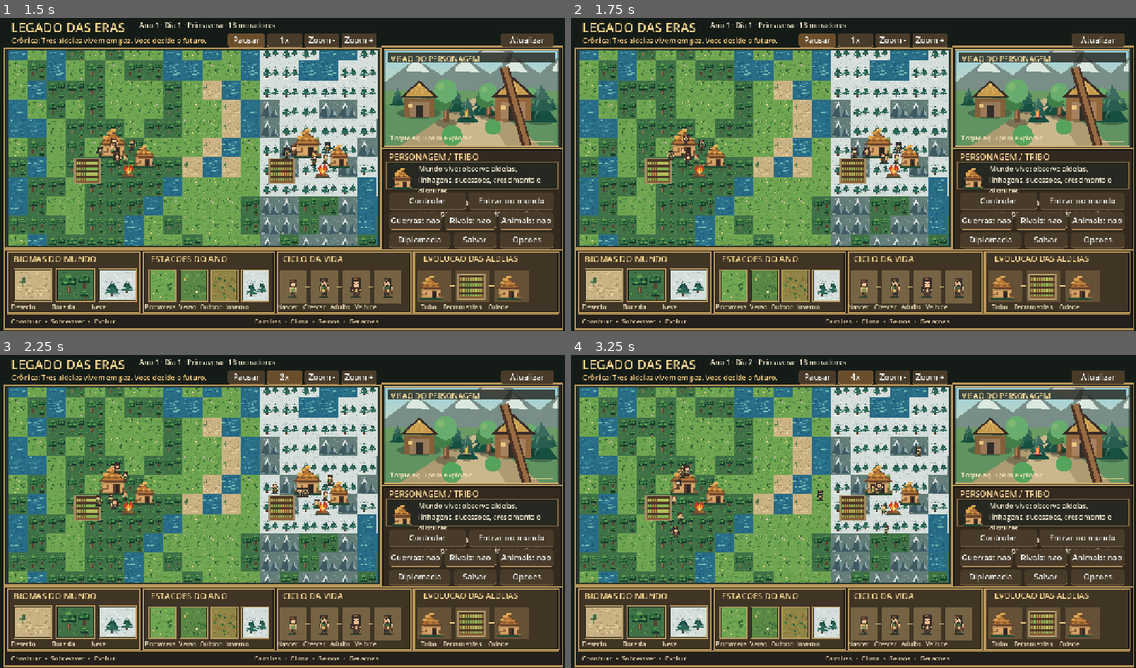
Above: before the commit, frames 1-4 (two rows, left to right).
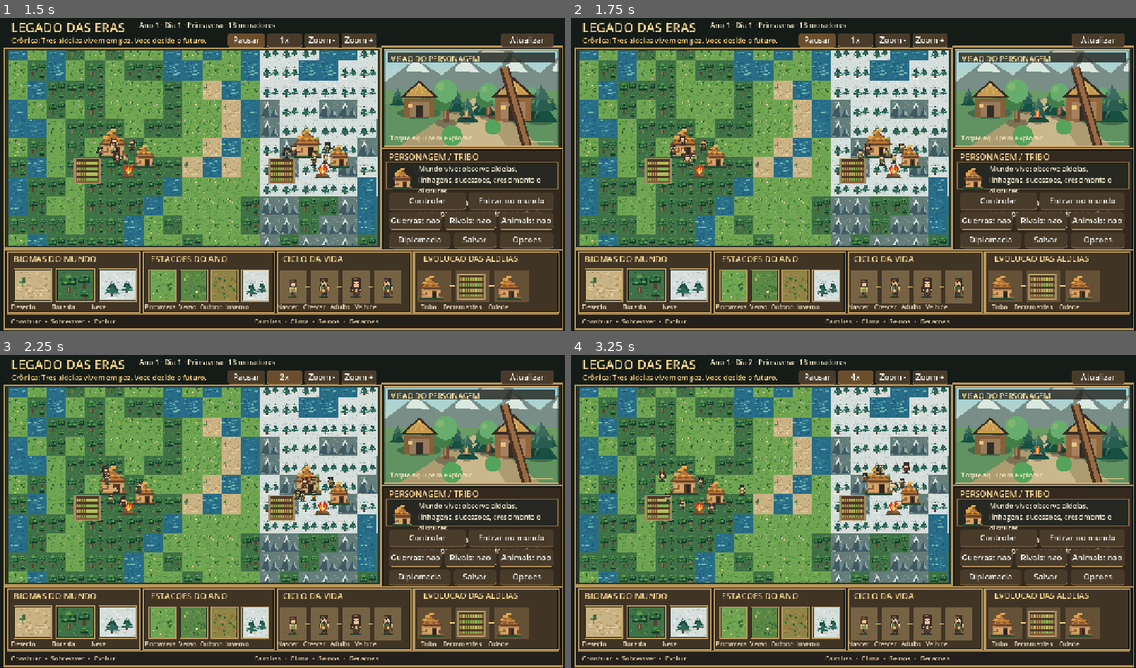
Above: after the commit, the same moments.

Repository: contateste123455667788994321-max/legados-das-eras
Game: Godot game, scene res://scenes/Main.tscn
Two runs of this game, one before a commit and one after it. Both use one fixed random seed, a clock stepped at 60 frames per second and the inputs below.
Inputs:
- Up to frame 1 (1.5 s): click "Pausar" at 0.5 s; click "Retomar" at 1.25 s
- Up to frame 2 (1.75 s): no input
- Up to frame 3 (2.25 s): click "1x" at 2 s
- Up to frame 4 (3.25 s): click "2x" at 2.75 s

Frame 1 is identical in both runs. In frame 2, 0.4% of the frame differs, in the area x 17-59%, y 37-48%; in frame 3, 0.6%; in frame 4, 0.7%, in the area x 15-62%, y 29-59%.

Commit message:
gameplay: give villagers visible daily jobs, purposeful movement and timed buildings instead of instant constructions

Diff:
--- a/scripts/ai.gd
+++ b/scripts/ai.gd
@@ -35,6 +35,10 @@
 		p["relations"] = {}
 	if not p.has("memories"):
 		p["memories"] = []
+	if not p.has("task"):
+		p["task"] = "Observando"
+	if not p.has("work_timer"):
+		p["work_timer"] = 0.0
 	if not p.has("profession") or (str(p["profession"]) == "Crianca" and float(p["age"]) >= 16.0):
 		if float(p["age"]) < 16.0:
 			p["profession"] = "Crianca"
@@ -62,19 +66,19 @@
 		t["historical_events"] = []
 	if not t.has("political_tension"):
 		t["political_tension"] = 0.0
+	if not t.has("construction"):
+		t["construction"] = {}
 
 func _manage_town(sim, town: Dictionary, step: float) -> void:
 	var pop: int = sim.active_population(int(town["id"]))
-	# Construcoes efetivamente consomem materiais e aumentam capacidade produtiva.
-	if pop > int(town["houses"]) * 5 and float(town["wood"]) >= 14.0:
-		town["wood"] = float(town["wood"]) - 14.0
-		town["houses"] = int(town["houses"]) + 1
-		_chronicle(town, "Novas casas acolhem familias.", sim)
-	if float(town["food"]) < float(pop) * 1.5 and float(town["wood"]) >= 18.0:
-		town["wood"] = float(town["wood"]) - 18.0
-		town["farms"] = int(town["farms"]) + 1
-		_chronicle(town, "Os moradores abriram uma nova fazenda.", sim)
-	town["food"] = maxf(0.0, float(town["food"]) + step * float(town["farms"]) * 0.15)
+	# Moradores levantam UMA obra de cada vez. Madeira e tempo tem custos reais.
+	if town.get("construction", {}).is_empty():
+		if pop > int(town["houses"]) * 5 and float(town["wood"]) >= 14.0 and int(town["houses"]) < 8:
+			sim.start_construction(int(town["id"]), "house")
+		elif float(town["food"]) < float(pop) * 1.5 and float(town["wood"]) >= 18.0 and int(town["farms"]) < 6:
+			sim.start_construction(int(town["id"]), "farm")
+	var harvest: float = step * float(town["farms"]) * 0.15
+	town["food"] = maxf(0.0, float(town["food"]) + harvest)
 	town["morale"] = clampf(float(town["morale"]) + (0.07 if float(town["food"]) > pop else -0.18) * step, 0.0, 100.0)
 	if sim.wars and sim.rivals:
 		var tension := float(town["political_tension"])
@@ -91,6 +95,7 @@
 	if home.is_empty():
 		return
 	if float(n["hunger"]) >= 55.0:
+		_set_task(sim, p, home, "Comendo", 0.25)
 		if float(home["food"]) >= 0.4:
 			home["food"] = float(home["food"]) - 0.4
 			n["hunger"] = maxf(0.0, float(n["hunger"]) - 45.0)
@@ -102,27 +107,31 @@
 		return
 	if float(n["energy"]) < 28.0:
 		n["energy"] = minf(100.0, float(n["energy"]) + step * 5.0)
-		p["target_x"] = float(home["x"])
-		p["target_y"] = float(home["y"])
+		_set_task(sim, p, home, "Descansando", 0.35)
 		return
 	if float(n["company"]) >= 53.0:
 		if _socialize(sim, p, home):
+			_set_task(sim, p, home, "Conversando", 0.75)
 			n["company"] = maxf(0.0, float(n["company"]) - 38.0)
 			return
 	# A personalidade altera os objetivos de trabalho e as exploracoes.
 	match str(p["profession"]):
 		"Construtor":
-			home["wood"] = float(home["wood"]) + step * (0.3 + float(m["ambition"]) * 0.6)
+			if not home.get("construction", {}).is_empty():
+				_set_task(sim, p, home, "Construindo", 0.65)
+			else:
+				_set_task(sim, p, home, "Coletando madeira", 2.4)
+				home["wood"] = float(home["wood"]) + step * (0.3 + float(m["ambition"]) * 0.6)
 		"Explorador":
+			_set_task(sim, p, home, "Explorando", 3.7)
 			home["knowledge"] = float(home["knowledge"]) + step * (0.08 + float(m["curiosity"]) * 0.3)
-			if sim.rng.randf() < 0.10:
-				p["target_x"] = clampf(float(p["x"]) + sim.rng.randf_range(-4, 4), 2.0, float(sim.SIZE - 3))
-				p["target_y"] = clampf(float(p["y"]) + sim.rng.randf_range(-4, 4), 2.0, float(sim.SIZE - 3))
 		"Guarda":
-			p["target_x"] = float(home["x"]) + sim.rng.randf_range(-1.5, 1.5)
-			p["target_y"] = float(home["y"]) + sim.rng.randf_range(-1.5, 1.5)
+			_set_task(sim, p, home, "Patrulhando", 1.8)
 			home["morale"] = minf(100.0, float(home["morale"]) + step * 0.1)
+		"Crianca":
+			_set_task(sim, p, home, "Brincando", 1.2)
 		_:
+			_set_task(sim, p, home, "Cultivando", 1.6)
 			home["food"] = float(home["food"]) + step * (0.25 + float(m["kindness"]) * 0.25)
 	# Laços familiares e rivalidades alteram a lealdade entre pessoas.
 	if float(m["ambition"]) > 0.88 and str(p["role"]) == "Aldeao":
@@ -131,6 +140,19 @@
 			_remember(p, "Sonha em liderar " + str(home["name"]) + ".", sim)
 	if sim.rng.randf() < 0.06:
 		_socialize(sim, p, home)
+
+func _set_task(sim, p: Dictionary, home: Dictionary, task: String, distance: float) -> void:
+	var old_task: String = str(p.get("task", ""))
+	p["work_timer"] = float(p.get("work_timer", 0.0)) - 0.75
+	if old_task == task and float(p["work_timer"]) > 0.0:
+		return
+	p["task"] = task
+	p["work_timer"] = sim.rng.randf_range(2.5, 5.0)
+	var angle: float = sim.rng.randf_range(-PI, PI)
+	var radius: float = sim.rng.randf_range(distance * 0.45, distance)
+	p["target_x"] = clampf(float(home["x"]) + cos(angle) * radius, 1.0, float(sim.SIZE - 2))
+	p["target_y"] = clampf(float(home["y"]) + sin(angle) * radius, 1.0, float(sim.SIZE - 2))
+	p["work_goal"] = true
 
 func _socialize(sim, p: Dictionary, home: Dictionary) -> bool:
 	var neighbors: Array = []
